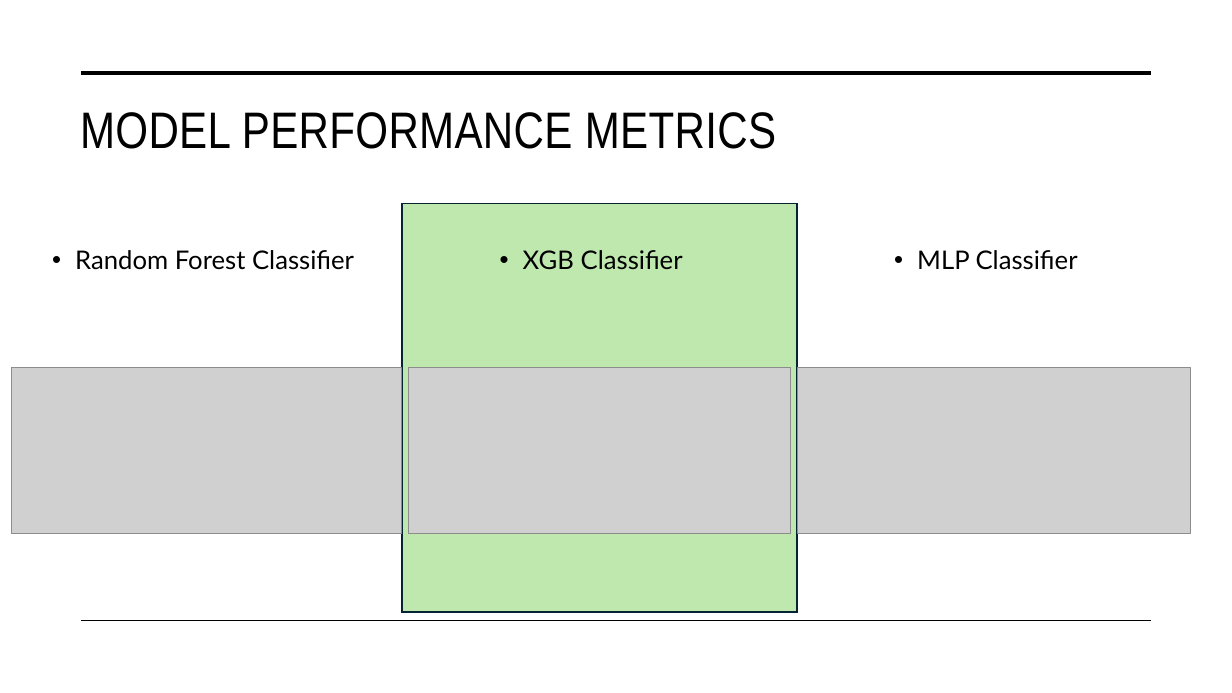
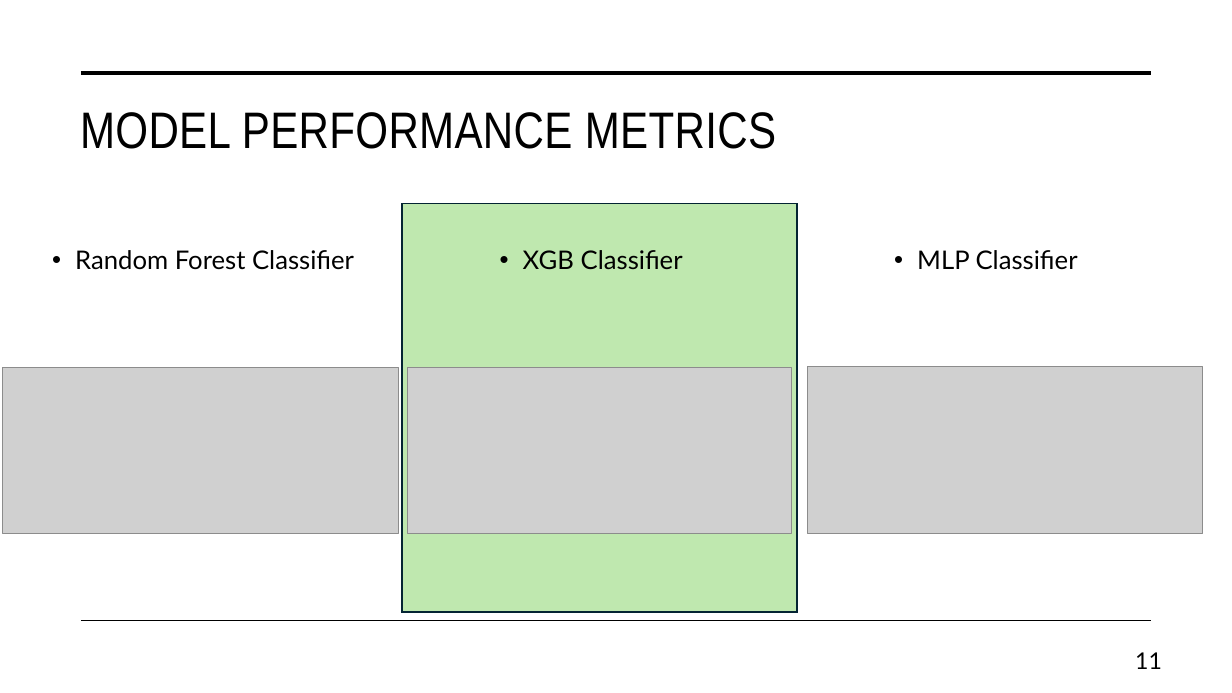
Before and after one commit to WiiLife/XAI_project, a slide deck: slide 11 of Trustworthy Autonomous Systems.pptx (slide 9 before the commit). Drawn at 1232x693 pixels with LibreOffice and Linux fonts; fonts in the diff are those of the drawing; grey boxes stand for pictures. Boxes give left, top, right and bottom in pixels: in the first picture for what was removed or moved away, otherwise in the second. Text is boxed around its words. In the diff, an @@ line names an element or a change of style, - is before the commit and + after.

```diff
--- a/Trustworthy Autonomous Systems.pptx
+++ b/Trustworthy Autonomous Systems.pptx
@@ picture: place and size @@
-picture at (12,368,402,533)
+picture at (3,368,398,533)
@@ picture: place and size @@
-picture at (798,368,1191,533)
+picture at (807,367,1202,534)
@@ page number added at (1135,652,1162,669), 18 pt, text #000000 @@
+11
```
Also in this commit, not shown: 17 other slides changed, 4 slides added, 1 slide removed, 2 other files.
